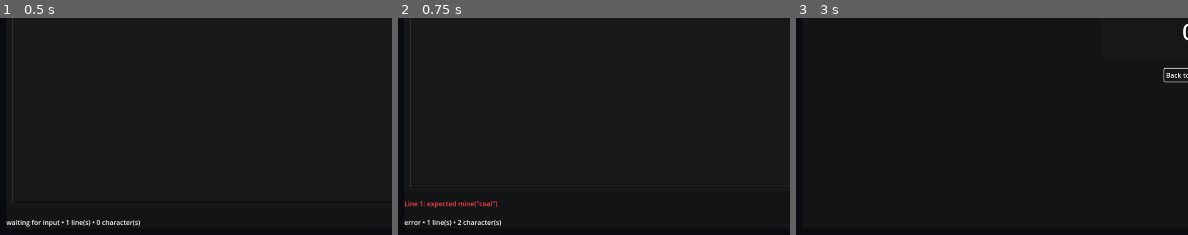
Above: before the commit, frames 1-3 (left to right).
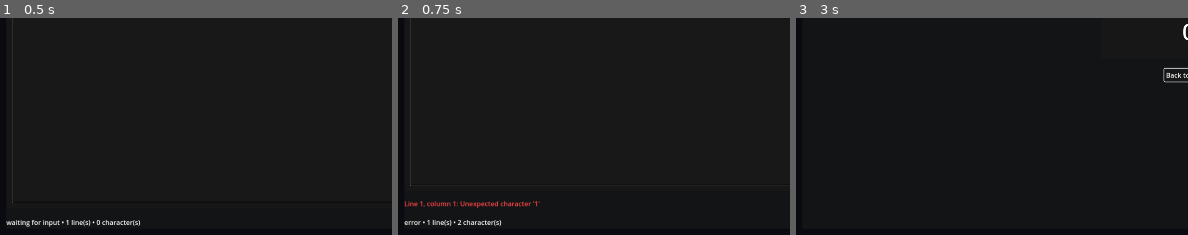
Above: after the commit, the same moments.

Repository: christiansteil/programming-factory
Game: Godot game, scene res://scenes/TypingScreen.tscn
Same seed, same stepped clock (60 frames per second), same inputs: the game is played once before the commit and once after it.
Inputs (mouse positions are % of the whole screen's width and height, from its top left):
- Up to frame 1 (0.5 s): no input
- Up to frame 2 (0.75 s): click (50, 53) at 0.52 s; type "12" at 0.6 s
- Up to frame 3 (3 s): click "Clear" at 1.25 s; click "Apply Code" at 2 s; click "Resources" at 2.75 s
The pictures show only the part of the screen within x 0-50%, y 50-100%; the shares and areas given below are measured in that part.

Frame 1 is identical in both runs. In frame 2, 0.5% of the frame differs, in the area x 6-37%, y 84-88%; in frame 3, nothing differs.

Commit message:
Extract simple program interpreter

Diff:
--- a/scripts/GameState.gd
+++ b/scripts/GameState.gd
@@ -3,7 +3,8 @@
 signal coal_changed(amount: int)
 signal program_changed(is_running: bool, error_message: String)
 
-const COAL_RESOURCE_NAME := "coal"
+const ProgramInterpreter = preload("res://scripts/interpreter/ProgramInterpreter.gd")
+const MINE_COAL_JOB := "mine:coal"
 
 var coal := 0:
 	set(value):
@@ -13,12 +14,16 @@
 		coal_changed.emit(coal)
 
 var current_source_code := ""
-var is_mining_coal := false
+var active_jobs := {}
 var program_error := ""
 var _mine_tick_elapsed := 0.0
 
+var is_mining_coal: bool:
+	get:
+		return active_jobs.has(MINE_COAL_JOB)
+
 func _process(delta: float) -> void:
-	if not is_mining_coal:
+	if not active_jobs.has(MINE_COAL_JOB):
 		_mine_tick_elapsed = 0.0
 		return
 
@@ -30,37 +35,26 @@
 func apply_program(source_code: String) -> void:
 	current_source_code = source_code
 
-	var parse_result := _parse_program(source_code)
-	if parse_result["error_message"] != "":
-		is_mining_coal = false
+	var parse_result := ProgramInterpreter.parse(source_code)
+	if not parse_result["is_valid"]:
+		active_jobs.clear()
 		program_error = parse_result["error_message"]
 		_mine_tick_elapsed = 0.0
 		program_changed.emit(false, program_error)
 		return
 
-	is_mining_coal = parse_result["should_mine_coal"]
+	active_jobs = _commands_to_active_jobs(parse_result["commands"])
 	program_error = ""
-	program_changed.emit(is_mining_coal, program_error)
+	program_changed.emit(not active_jobs.is_empty(), program_error)
 
-func _parse_program(source_code: String) -> Dictionary:
-	var should_mine_coal := false
-	var lines := source_code.split("\n")
+func validate_program(source_code: String) -> Dictionary:
+	return ProgramInterpreter.parse(source_code)
 
-	for index in range(lines.size()):
-		var line := lines[index].strip_edges()
-		if line == "" or line.begins_with("#"):
-			continue
+func _commands_to_active_jobs(commands: Array) -> Dictionary:
+	var next_active_jobs := {}
 
-		if line == "mine(\"%s\")" % COAL_RESOURCE_NAME:
-			should_mine_coal = true
-			continue
+	for command in commands:
+		if command["name"] == ProgramInterpreter.COMMAND_MINE and command["resource"] == ProgramInterpreter.RESOURCE_COAL:
+			next_active_jobs[MINE_COAL_JOB] = true
 
-		return {
-			"should_mine_coal": false,
-			"error_message": "Line %d: expected mine(\"coal\")" % [index + 1],
-		}
-
-	return {
-		"should_mine_coal": should_mine_coal,
-		"error_message": "",
-	}
+	return next_active_jobs
--- /dev/null
+++ b/scripts/interpreter/ProgramInterpreter.gd
@@ -0,0 +1,222 @@
+extends RefCounted
+
+const COMMAND_MINE := "mine"
+const RESOURCE_COAL := "coal"
+
+const TOKEN_IDENTIFIER := "identifier"
+const TOKEN_STRING := "string"
+const TOKEN_LEFT_PAREN := "left_paren"
+const TOKEN_RIGHT_PAREN := "right_paren"
+const TOKEN_COMMA := "comma"
+
+static func parse(source_code: String) -> Dictionary:
+	var commands: Array[Dictionary] = []
+	var lines := source_code.split("\n")
+
+	for line_index in range(lines.size()):
+		var source_line := String(lines[line_index])
+		var trimmed_line := source_line.strip_edges()
+		if trimmed_line == "" or trimmed_line.begins_with("#"):
+			continue
+
+		var token_result := _tokenize_line(source_line, line_index + 1)
+		if not token_result["is_valid"]:
+			return _error_result(token_result["error"])
+
+		var parse_result := _parse_command(token_result["tokens"], line_index + 1)
+		if not parse_result["is_valid"]:
+			return _error_result(parse_result["error"])
+
+		commands.append(parse_result["command"])
+
+	return {
+		"is_valid": true,
+		"error": {},
+		"error_message": "",
+		"commands": commands,
+	}
+
+static func _tokenize_line(source_line: String, line_number: int) -> Dictionary:
+	var tokens: Array[Dictionary] = []
+	var column := 0
+
+	while column < source_line.length():
+		var character := source_line.substr(column, 1)
+
+		if character == " " or character == "\t":
+			column += 1
+			continue
+
+		if character == "#":
+			break
+
+		if character == "(":
+			tokens.append(_token(TOKEN_LEFT_PAREN, character, line_number, column + 1))
+			column += 1
+			continue
+
+		if character == ")":
+			tokens.append(_token(TOKEN_RIGHT_PAREN, character, line_number, column + 1))
+			column += 1
+			continue
+
+		if character == ",":
+			tokens.append(_token(TOKEN_COMMA, character, line_number, column + 1))
+			column += 1
+			continue
+
+		if character == "\"":
+			var string_result := _read_string(source_line, line_number, column)
+			if not string_result["is_valid"]:
+				return _invalid_result(string_result["error"])
+			tokens.append(string_result["token"])
+			column = string_result["next_column"]
+			continue
+
+		if _is_identifier_start(character):
+			var identifier_result := _read_identifier(source_line, line_number, column)
+			tokens.append(identifier_result["token"])
+			column = identifier_result["next_column"]
+			continue
+
+		return _invalid_result(_error(line_number, column + 1, "Unexpected character '%s'" % character))
+
+	return {
+		"is_valid": true,
+		"tokens": tokens,
+		"error": {},
+	}
+
+static func _read_string(source_line: String, line_number: int, start_column: int) -> Dictionary:
+	var value := ""
+	var column := start_column + 1
+
+	while column < source_line.length():
+		var character := source_line.substr(column, 1)
+		if character == "\"":
+			return {
+				"is_valid": true,
+				"token": _token(TOKEN_STRING, value, line_number, start_column + 1),
+				"next_column": column + 1,
+				"error": {},
+			}
+		value += character
+		column += 1
+
+	return {
+		"is_valid": false,
+		"token": {},
+		"next_column": column,
+		"error": _error(line_number, start_column + 1, "Unterminated string literal"),
+	}
+
+static func _read_identifier(source_line: String, line_number: int, start_column: int) -> Dictionary:
+	var value := ""
+	var column := start_column
+
+	while column < source_line.length() and _is_identifier_part(source_line.substr(column, 1)):
+		value += source_line.substr(column, 1)
+		column += 1
+
+	return {
+		"token": _token(TOKEN_IDENTIFIER, value, line_number, start_column + 1),
+		"next_column": column,
+	}
+
+static func _parse_command(tokens: Array[Dictionary], line_number: int) -> Dictionary:
+	if tokens.is_empty():
+		return {
+			"is_valid": true,
+			"command": {},
+			"error": {},
+		}
+
+	var position := 0
+	if tokens[position]["type"] != TOKEN_IDENTIFIER:
+		return _invalid_result(_error_from_token(tokens[position], "Expected command name"))
+
+	var command_name := String(tokens[position]["value"])
+	position += 1
+
+	if position >= tokens.size() or tokens[position]["type"] != TOKEN_LEFT_PAREN:
+		return _invalid_result(_error_after_token(tokens[position - 1], "Expected '(' after command name"))
+	position += 1
+
+	if position >= tokens.size() or tokens[position]["type"] != TOKEN_STRING:
+		return _invalid_result(_error_at_position(line_number, tokens, position, "Expected string resource name"))
+
+	var resource_name := String(tokens[position]["value"])
+	position += 1
+
+	if position >= tokens.size() or tokens[position]["type"] != TOKEN_RIGHT_PAREN:
+		return _invalid_result(_error_at_position(line_number, tokens, position, "Expected ')' after argument"))
+	position += 1
+
+	if position < tokens.size():
+		return _invalid_result(_error_from_token(tokens[position], "Unexpected token after command"))
+
+	if command_name != COMMAND_MINE:
+		return _invalid_result(_error_from_token(tokens[0], "Unknown command '%s'" % command_name))
+
+	if resource_name != RESOURCE_COAL:
+		return _invalid_result(_error_from_token(tokens[2], "Unsupported resource '%s'" % resource_name))
+
+	return {
+		"is_valid": true,
+		"command": {
+			"name": command_name,
+			"resource": resource_name,
+			"line": line_number,
+		},
+		"error": {},
+	}
+
+static func _is_identifier_start(character: String) -> bool:
+	return character.to_lower() != character.to_upper() or character == "_"
+
+static func _is_identifier_part(character: String) -> bool:
+	return _is_identifier_start(character) or character.is_valid_int()
+
+static func _token(type: String, value: String, line_number: int, column_number: int) -> Dictionary:
+	return {
+		"type": type,
+		"value": value,
+		"line": line_number,
+		"column": column_number,
+	}
+
+static func _invalid_result(error: Dictionary) -> Dictionary:
+	return {
+		"is_valid": false,
+		"tokens": [],
+		"command": {},
+		"error": error,
+	}
+
+static func _error_result(error: Dictionary) -> Dictionary:
+	return {
+		"is_valid": false,
+		"error": error,
+		"error_message": "Line %d, column %d: %s" % [error["line"], error["column"], error["message"]],
+		"commands": [],
+	}
+
+static func _error(line_number: int, column_number: int, message: String) -> Dictionary:
+	return {
+		"line": line_number,
+		"column": column_number,
+		"message": message,
+	}
+
+static func _error_from_token(token: Dictionary, message: String) -> Dictionary:
+	return _error(token["line"], token["column"], message)
+
+static func _error_after_token(token: Dictionary, message: String) -> Dictionary:
+	return _error(token["line"], token["column"] + String(token["value"]).length(), message)
+
+static func _error_at_position(line_number: int, tokens: Array[Dictionary], position: int, message: String) -> Dictionary:
+	if position < tokens.size():
+		return _error_from_token(tokens[position], message)
+	if not tokens.is_empty():
+		return _error_after_token(tokens[tokens.size() - 1], message)
+	return _error(line_number, 1, message)
